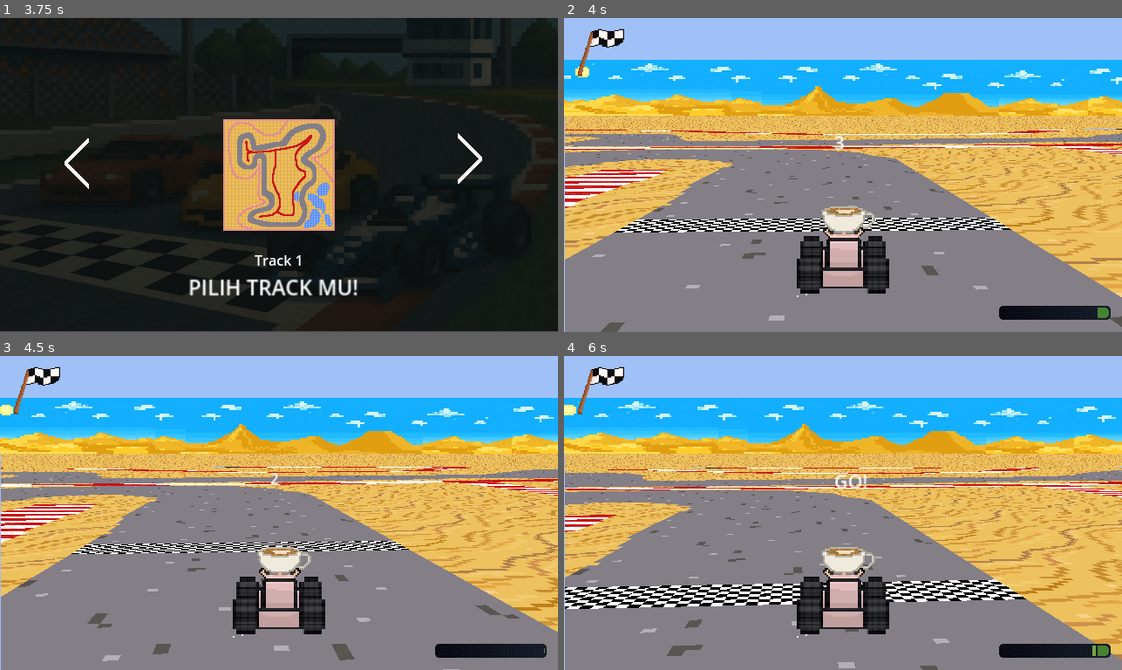
Above: before the commit, frames 1-4 (two rows, left to right).
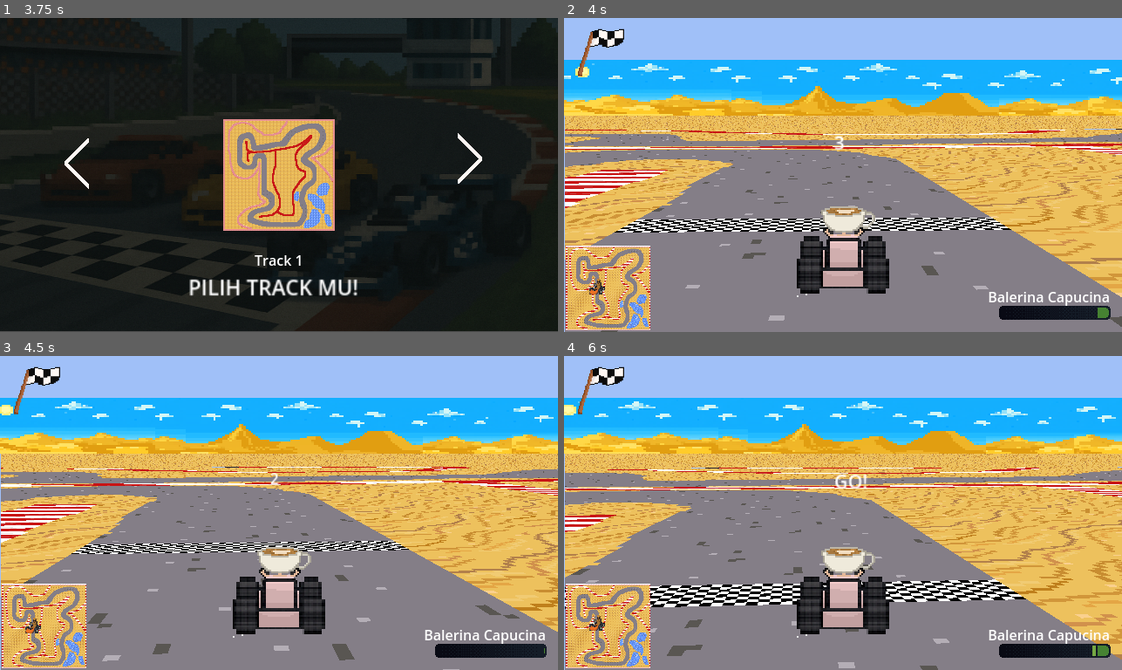
Above: after the commit, the same moments.

Repository: zixzgg32/anomali-kart
Game: Godot game, scene res://Scenes/splashScreen.tscn
The game is run twice, just before and just after one commit, with the same random seed, the same clock (stepped at 60 frames per second) and the same inputs.
Inputs (mouse positions are in pixels of both pictures, inside the frame that each line leads up to):
- Up to frame 1 (3.75 s): tap Enter (ui_accept) at 0.5, 0.77, 3.5 s; hold D (Right) 0.53-1.25 s; click "1 Player" at 1.25 s; click (78, 162) at 2 s; click (468, 159) at 2.75 s; hold S (Backward) from 3.53 s (still down)
- Up to frame 2 (4 s): keep holding S (Backward); tap Enter (ui_accept) at 3.77 s
- Up to frame 3 (4.5 s): release S (Backward) at 4.28 s; hold D (Right) from 4.28 s (still down)
- Up to frame 4 (6 s): tap Enter (ui_accept) at 5, 5.27 s; release D (Right) at 5.03 s; hold W (Forward) 5.03-5.78 s; hold A (Left) from 5.78 s (still down)

Frame 1 is identical in both runs. In frame 2, 3.7% of the frame differs, in the area x 0-98%, y 72-100%; in frame 3, 3.7%; in frame 4, 4.0%.

Commit message:
mini map
menambahkan minimap

Diff:
--- a/Scenes/main.tscn
+++ b/Scenes/main.tscn
@@ -24,6 +24,8 @@
 [ext_resource type="Texture2D" uid="uid://bttwprgr0f08i" path="res://Asset/TPG-Asset-20250518T115225Z-1-001/TPG-Asset/speed bar bg.png" id="21_3pmx8"]
 [ext_resource type="Texture2D" uid="uid://ca3euxgb1iclq" path="res://Asset/TPG-Asset-20250518T115225Z-1-001/TPG-Asset/speed bar.png" id="22_u50mg"]
 [ext_resource type="AudioStream" uid="uid://c2djqrutm24bd" path="res://Asset/sound/music/music/racing3.mp3" id="24_3pmx8"]
+[ext_resource type="Script" uid="uid://c3w376pn1bx18" path="res://Scripts/On Screen Elements/mini_map.gd" id="25_cbgmd"]
+[ext_resource type="Texture2D" uid="uid://dv1sn06lpk8ms" path="res://Asset/TPG-Asset-20250518T115225Z-1-001/TPG-Asset/128-frontview-tungtungsahur.png" id="26_1w6v2"]
 
 [sub_resource type="ShaderMaterial" id="ShaderMaterial_lhngl"]
 shader = ExtResource("3_okd74")
@@ -1195,6 +1197,14 @@
 texture_under = ExtResource("21_3pmx8")
 texture_progress = ExtResource("22_u50mg")
 
+[node name="NameLabel" type="Label" parent="Speedometer2"]
+layout_mode = 0
+offset_left = -318.0
+offset_top = -52.0
+offset_right = -13.0
+offset_bottom = -29.0
+horizontal_alignment = 2
+
 [node name="LapFLag" type="Sprite2D" parent="."]
 position = Vector2(40, 45)
 scale = Vector2(0.4, 0.4)
@@ -1203,3 +1213,32 @@
 [node name="AudioStreamPlayer" type="AudioStreamPlayer" parent="."]
 stream = ExtResource("24_3pmx8")
 autoplay = true
+
+[node name="mini_map" type="Control" parent="."]
+layout_mode = 3
+anchors_preset = 10
+anchor_right = 1.0
+grow_horizontal = 2
+script = ExtResource("25_cbgmd")
+
+[node name="Map" type="TextureRect" parent="mini_map"]
+layout_mode = 1
+anchors_preset = 5
+anchor_left = 0.5
+anchor_right = 0.5
+offset_left = 2.0
+offset_top = 261.0
+offset_right = 1026.0
+offset_bottom = 1285.0
+grow_horizontal = 2
+scale = Vector2(0.095, 0.095)
+texture = ExtResource("10_1w6v2")
+
+[node name="Icon" type="TextureRect" parent="mini_map"]
+layout_mode = 0
+offset_left = 2.0
+offset_top = 261.0
+offset_right = 130.0
+offset_bottom = 403.0
+scale = Vector2(0.155, 0.155)
+texture = ExtResource("26_1w6v2")
--- a/Scripts/General/speedometer.gd
+++ b/Scripts/General/speedometer.gd
@@ -2,6 +2,10 @@
 
 @export var speed_bar: TextureProgressBar
 @export var max_speed: float = 120.0
+@export var name_label: Label
+
+# Array nama karakter, urutannya harus sama dengan characterSelection
+var character_names := [" Balerina Capucina", "Cappucino Assasino", "Tralalero Tralala", "Tung Tung Tung Sahur"]
 
 var target_racer: Node
 
@@ -10,14 +14,23 @@
 		speed_bar = get_node("SpeedBar")
 	if not speed_bar:
 		printerr("SpeedBar node not found!")
+	if not name_label:
+		name_label = get_node_or_null("NameLabel")
 	if not target_racer:
-		# Cari Player di seluruh scene
 		target_racer = get_tree().get_root().find_child("Player", true, false)
 	if not target_racer:
 		printerr("Player node not found!")
 	if speed_bar:
 		speed_bar.min_value = 0
 		speed_bar.max_value = max_speed
+
+	# Set nama karakter di label dari index yang dipilih
+	if name_label:
+		var idx = Globals.selected_character_index
+		if idx >= 0 and idx < character_names.size():
+			name_label.text = character_names[idx]
+		else:
+			name_label.text = "Player"
 
 func _process(_delta):
 	if target_racer and speed_bar:
--- /dev/null
+++ b/Scripts/On Screen Elements/mini_map.gd
@@ -0,0 +1,56 @@
+extends Control
+
+@export var map_sprite: NodePath = "Map"
+@export var icon_sprite: NodePath = "Icon"
+@export var player_path: NodePath = "/root/Main/Sprite Handler/Racers/Player"
+@export var pseudo3d_path: NodePath = "/root/Main/Map"
+@export var world_map_size: Vector2 = Vector2(1024, 1024) # ukuran world aslinya
+@export var minimap_size: Vector2 = Vector2(96, 96)       # ukuran minimap di UI
+
+var map_node: TextureRect
+var icon_node: TextureRect
+var player_node: Node
+var pseudo3d_node: Node
+
+func _ready():
+	map_node = get_node(map_sprite)
+	icon_node = get_node(icon_sprite)
+	player_node = get_node_or_null(player_path)
+	if not player_node:
+		player_node = get_tree().get_root().find_child("Player", true, false)
+	if not player_node:
+		printerr("Player node not found for minimap!")
+	pseudo3d_node = get_node_or_null(pseudo3d_path)
+	if not pseudo3d_node:
+		pseudo3d_node = get_tree().get_root().find_child("Map", true, false)
+	if not pseudo3d_node:
+		printerr("Map (Pseudo3D) node not found for minimap!")
+
+func _process(_delta):
+	if not player_node or not icon_node or not pseudo3d_node:
+		return
+
+	# Ambil posisi world player (Vector3)
+	var player_map_pos: Vector3 = Vector3.ZERO
+	if "_mapPosition" in player_node:
+		player_map_pos = player_node._mapPosition
+
+	# Ukuran world dan minimap
+	var world_size = world_map_size
+	var map_texture_size = Vector2(1024, 1024) # ukuran asli texture map
+	var map_scale = map_node.scale
+	var map_offset = map_node.position
+
+	# Konversi posisi world ke posisi di texture map (0-1024)
+	var map_x = player_map_pos.x / world_size.x * map_texture_size.x
+	var map_y = player_map_pos.z / world_size.y * map_texture_size.y
+
+	# Posisi icon di minimap (dalam pixel minimap, sebelum offset)
+	var minimap_pos = Vector2(map_x, map_y) * map_scale
+
+	# Koreksi agar icon berada di tengah titik
+	var icon_size_scaled = icon_node.size * icon_node.scale
+	var icon_center_offset = icon_size_scaled / 2
+
+	# Set posisi icon (icon dan map sama-sama di-scale dan di-offset)
+	icon_node.position = map_offset + minimap_pos - icon_center_offset
Binary file added: Asset/TPG-Asset-20250518T115225Z-1-001/TPG-Asset/Sprite-0001.aseprite
Not shown: 1 places in Scenes/main.tscn that only renumber resources
Not shown, added: Scripts/On Screen Elements/mini_map.gd.uid
